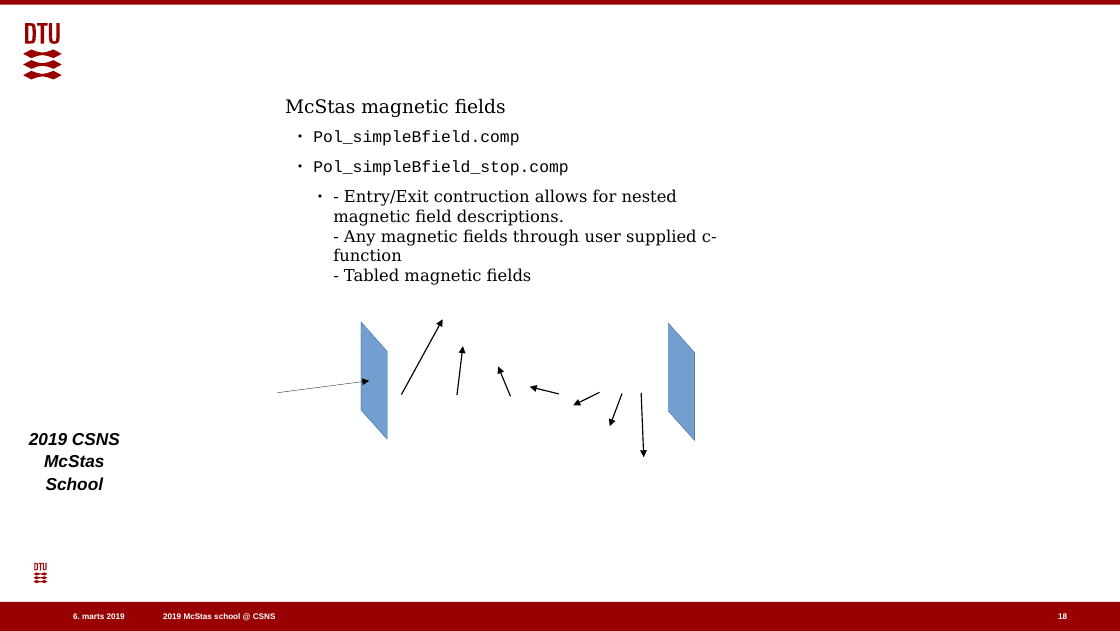
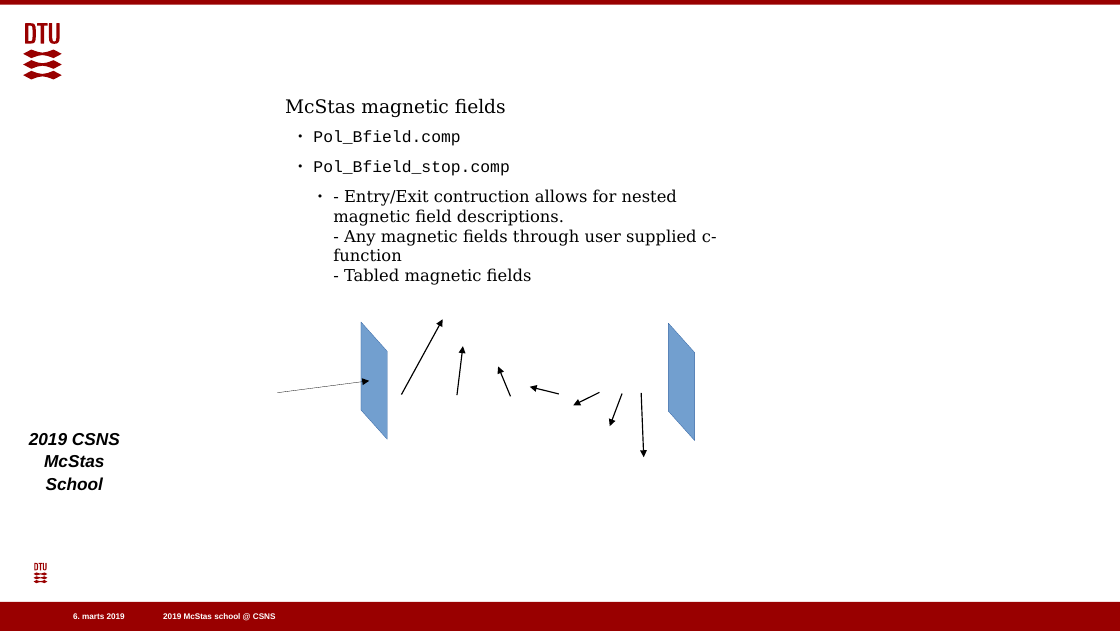
Before and after one commit to eddymaoui/Schools, a slide deck: slide 18 of CSNS_March_2019/5_Friday_March_29th/4_polarisation/Polarised_neutrons_in_McStas.pptx. Drawn at 1120x631 pixels with LibreOffice and Linux fonts; fonts in the diff are those of the drawing; background and template pictures are left out. Boxes give left, top, right and bottom in pixels: in the first picture for what was removed or moved away, otherwise in the second. Text is boxed around its words. In the diff, an @@ line names an element or a change of style, - is before the commit and + after.

```diff
--- a/CSNS_March_2019/5_Friday_March_29th/4_polarisation/Polarised_neutrons_in_McStas.pptx
+++ b/CSNS_March_2019/5_Friday_March_29th/4_polarisation/Polarised_neutrons_in_McStas.pptx
@@ text at (313,130,509,176): text changed @@
-● Pol_simpleBfield.comp
-● Pol_simpleBfield_stop.comp
+● Pol_Bfield.comp
+● Pol_Bfield_stop.comp
@@ freeform shape at (668,323,695,440): outline #3465A4 0.25 pt to #3465A4 0.26 pt @@
@@ page number removed at (1058,613,1067,619) @@
-18
```
Also in this commit, not shown: 29 other slides changed, 1 slide added, 5 slides removed, 1 other file.
